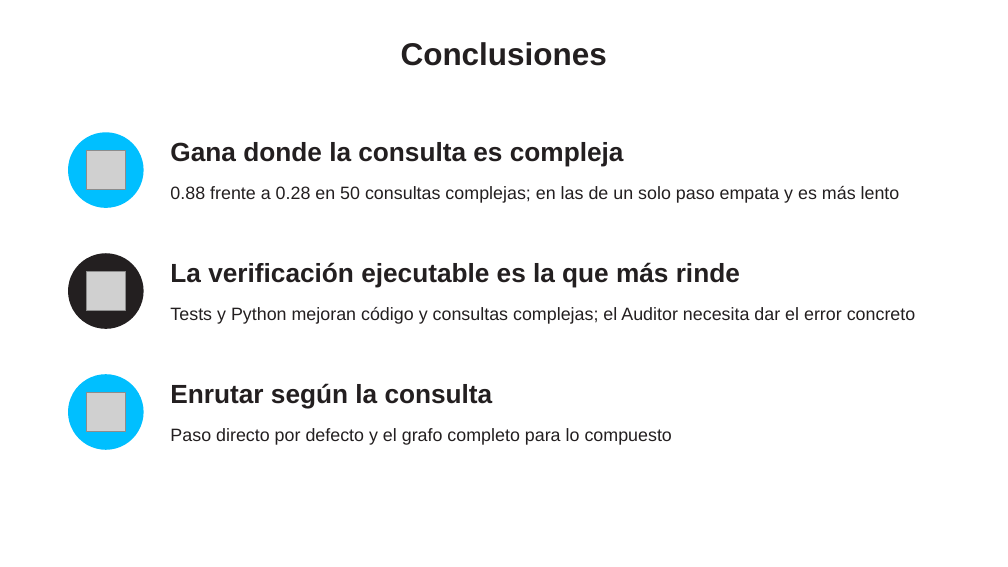
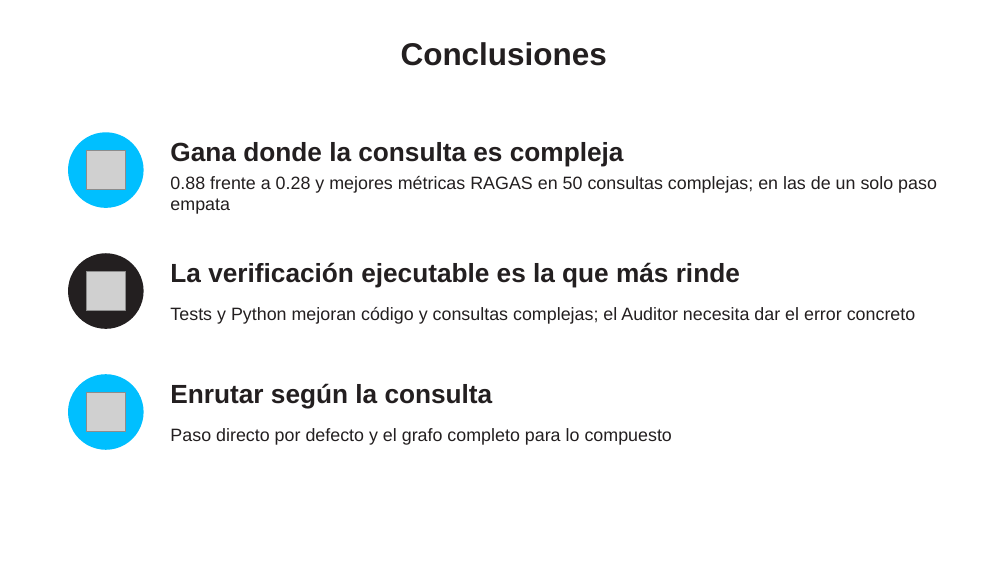
Before and after one commit to ricardoamiel/auditor-react, a slide deck: slide 15 of presentacion/Presentacion_Auditor_ReAct_corta_sin_pasos.pptx. Drawn at 1008x567 pixels with LibreOffice and Linux fonts; fonts in the diff are those of the drawing; grey boxes stand for pictures; background and template pictures are left out. Boxes give left, top, right and bottom in pixels: in the first picture for what was removed or moved away, otherwise in the second. Text is boxed around its words. In the diff, an @@ line names an element or a change of style, - is before the commit and + after.

Commit message:
Redactor que cita la evidencia: mejores métricas RAGAS en las consultas complejas

```diff
--- a/presentacion/Presentacion_Auditor_ReAct_corta_sin_pasos.pptx
+++ b/presentacion/Presentacion_Auditor_ReAct_corta_sin_pasos.pptx
@@ text at [170,176,937,214]: text changed @@
-0.88 frente a 0.28 en 50 consultas complejas; en las de un solo paso empata y es más lento
+0.88 frente a 0.28 y mejores métricas RAGAS en 50 consultas complejas; en las de un solo paso empata
```
Also in this commit, not shown: 3 other slides changed, 35 other files.
